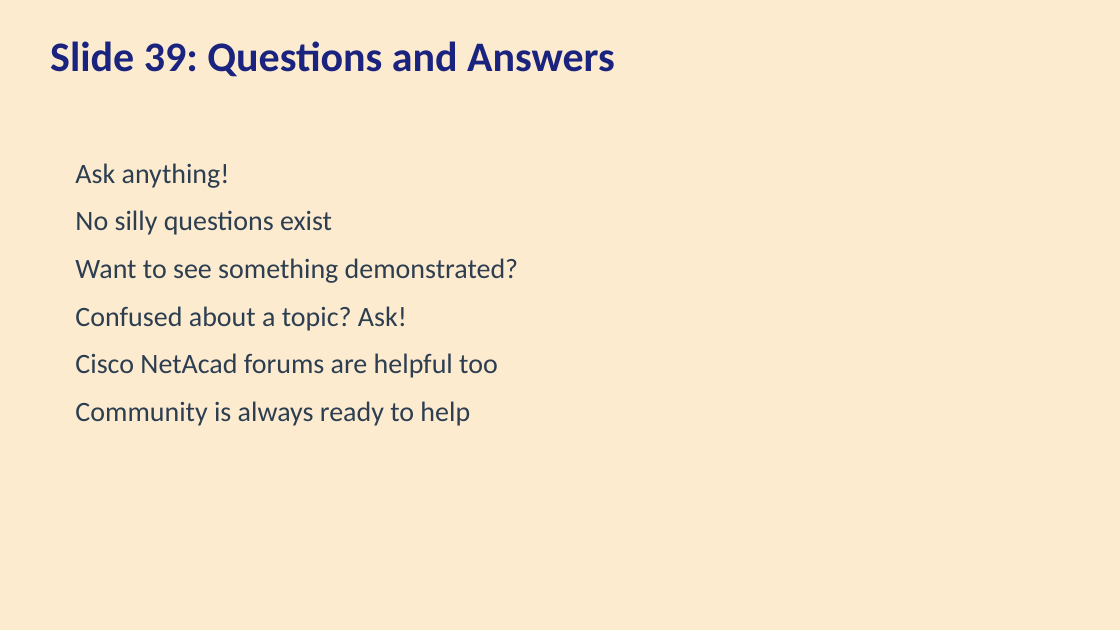
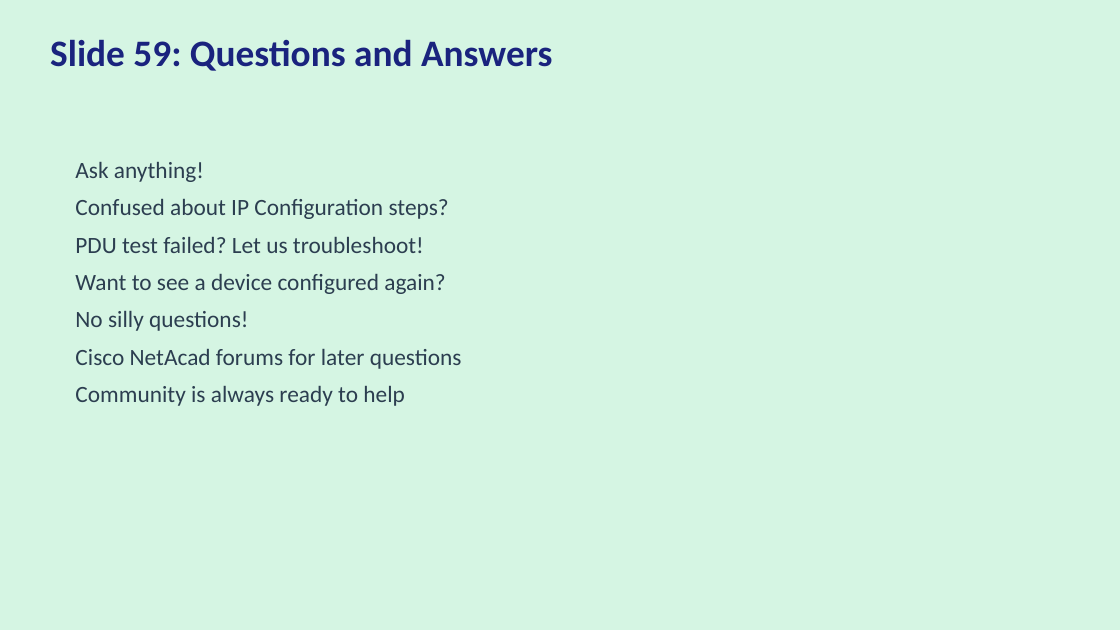
Before and after one commit to lavagunzspray520/Cisco-Packet-Tracer-Project-VIdeo2, a slide deck: slide 59 of webinar/Cisco_Packet_Tracer_Presentation.pptx (slide 39 before the commit). Drawn at 1120x630 pixels with LibreOffice and Linux fonts; fonts in the diff are those of the drawing. Boxes give left, top, right and bottom in pixels: in the first picture for what was removed or moved away, otherwise in the second. Text is boxed around its words. In the diff, an @@ line names an element or a change of style, - is before the commit and + after.

Commit message:
feat: expand to 60 slides with detailed IP placement and Add Simple PDU testing
Key changes:
- Expanded from 40 to 60 slides
- All IP configuration uses GUI only (Desktop/Config tabs)
- NO terminal, NO CLI, NO Command Prompt for any operation
- All connectivity testing uses Add Simple PDU (mailbox/envelope icon)
- 6 Philippine scenarios with full step-by-step IP placement:
  1. Manila School Lab (4 PCs + Router + Switch)
  2. Barangay Health Center (3 PCs + Printer)
  3. Sari-Sari Store POS (Wired + Wireless)
  4. Cebu University (TWO networks + inter-network routing)
  5. Davao Government Office (Public + Private zones)
  6. Pisonet Internet Cafe (6 PCs + Server)
- Each scenario includes: overview, IP plan table, device placement,
  router/PC/server configuration steps, PDU testing, troubleshooting
- Common mistakes section with troubleshooting checklist

```diff
--- a/webinar/Cisco_Packet_Tracer_Presentation.pptx
+++ b/webinar/Cisco_Packet_Tracer_Presentation.pptx
@@ background #FDEBD0 to #D5F5E3 @@
@@ text at (50, 39, 552, 71): text changed; size 36 to 32 pt @@
-Slide 39: Questions and Answers
+Slide 59: Questions and Answers
@@ text at (75, 162, 404, 406): size 24 to 20 pt in "Ask anything!", "Community is always ready to help"; less space between paragraphs @@
@@ text at (75, 199, 462, 369): text changed; size 24 to 20 pt @@
-No silly questions exist
-Want to see something demonstrated?
-Confused about a topic? Ask!
-Cisco NetAcad forums are helpful too
+Confused about IP Configuration steps?
+PDU test failed? Let us troubleshoot!
+Want to see a device configured again?
+No silly questions!
+Cisco NetAcad forums for later questions
```
Also in this commit, not shown: 9 other slides changed, 50 slides added, 30 slides removed, 2 other files.
